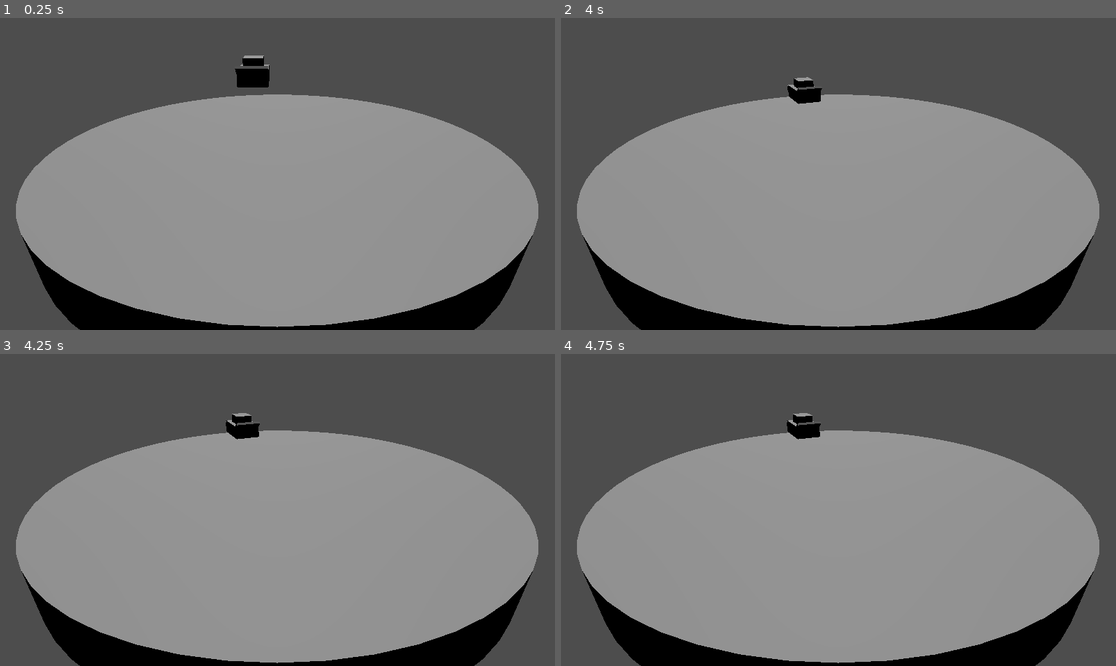
Above: before the commit, frames 1-4 (two rows, left to right).
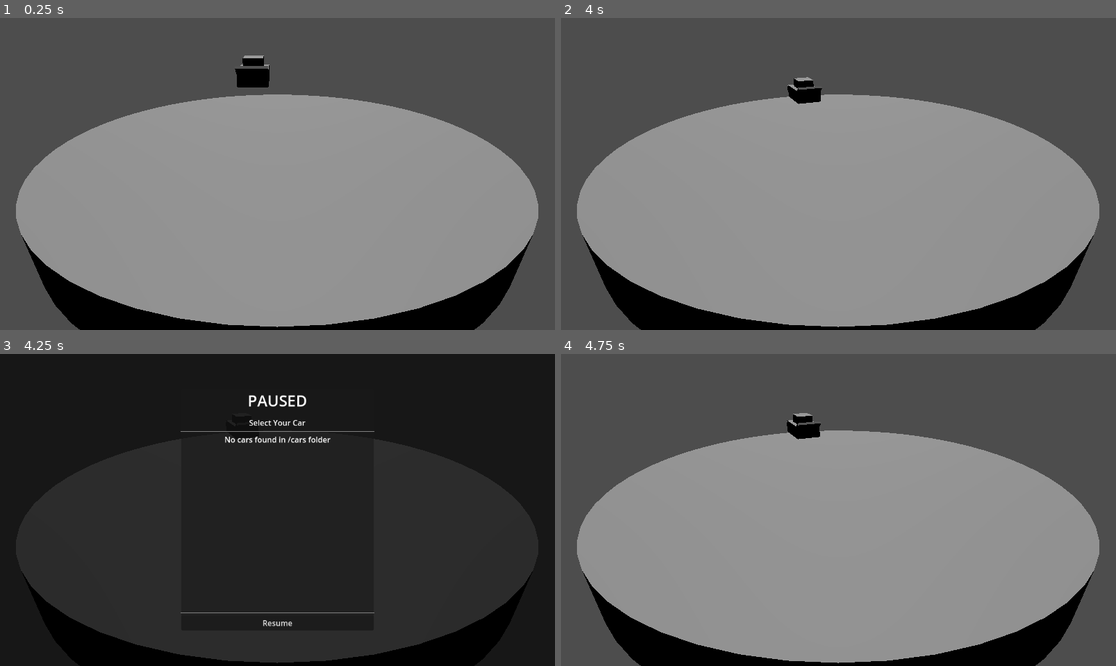
Above: after the commit, the same moments.

Repository: manuelsrleon/modcast
Game: Godot game, scene res://main.tscn
Same seed, same stepped clock (60 frames per second), same inputs: the game is played once before the commit and once after it.
Inputs (mouse positions are in pixels of both pictures, inside the frame that each line leads up to):
- Up to frame 1 (0.25 s): no input
- Up to frame 2 (4 s): hold Right (turn_right) 0.53-1.28 s; tap Enter at 1.25 s; hold Down (reverse) 1.28-2.03 s; hold Right (turn_right) 2.03-2.78 s; tap Space at 2.75 s; hold Up (accelerate) 2.78-3.53 s; hold Left (turn_left) from 3.53 s (still down)
- Up to frame 3 (4.25 s): keep holding Left (turn_left); tap Escape (pause, bound only after the commit) at 4.15 s
- Up to frame 4 (4.75 s): release Left (turn_left) at 4.25 s; click (838, 622) at 4.25 s, where only the run after the commit has a clickable "Resume"

Frames 1-2 are identical in both runs. In frame 3, 94% of the frame differs, in the area x 0-100%, y 0-100%; in frame 4, nothing differs.

Commit message:
implement first version of car selection menu

Diff:
--- a/demo/car-sumo/main.tscn
+++ b/demo/car-sumo/main.tscn
@@ -1,6 +1,7 @@
-[gd_scene load_steps=9 format=3 uid="uid://lmidt68j2mgx"]
+[gd_scene load_steps=10 format=3 uid="uid://lmidt68j2mgx"]
 
 [ext_resource type="Script" uid="uid://dvswki6evu22s" path="res://player.gd" id="1_ig7tw"]
+[ext_resource type="PackedScene" uid="uid://cb7k8m2n3p4q5" path="res://ui/pause_menu.tscn" id="2_pause"]
 
 [sub_resource type="CylinderShape3D" id="CylinderShape3D_0xm2m"]
 height = 1.0
@@ -42,7 +43,7 @@
 [node name="DirectionalLight3D" type="DirectionalLight3D" parent="."]
 transform = Transform3D(1, 0, 0, 0, 0.4781555, 0.8782752, 0, -0.8782752, 0.4781555, 0.61456203, 5.0553675, -2.1894584)
 
-[node name="Player" type="CharacterBody3D" parent="."]
+[node name="Player" type="CharacterBody3D" parent="." groups=["player"]]
 transform = Transform3D(1, 0, 0, 0, 1, 0, 0, 0, 1, 0.61456203, 1.3719494, -2.1894584)
 script = ExtResource("1_ig7tw")
 
@@ -54,26 +55,28 @@
 transform = Transform3D(1, 0, 0, 0, 0.99999994, 0, 0, 0, 0.99999994, 0, 0.008526683, 0)
 shape = SubResource("BoxShape3D_1bvp3")
 
-[node name="MeshInstance3D" type="MeshInstance3D" parent="Player"]
+[node name="MeshInstance3D" type="MeshInstance3D" parent="Player/Node3D/Car"]
 transform = Transform3D(1, 0, 0, 0, 1, 0, 0, 0, 1, 0, -0.06819868, 0)
 mesh = SubResource("BoxMesh_lquwl")
 
-[node name="MeshInstance3D5" type="MeshInstance3D" parent="Player"]
+[node name="MeshInstance3D5" type="MeshInstance3D" parent="Player/Node3D/Car"]
 transform = Transform3D(1, 0, 0, 0, 1, 0, 0, 0, 1, 0, 0.22952461, 0)
 mesh = SubResource("BoxMesh_ig7tw")
 
-[node name="MeshInstance3D2" type="MeshInstance3D" parent="Player"]
+[node name="MeshInstance3D2" type="MeshInstance3D" parent="Player/Node3D/Car"]
 transform = Transform3D(1, 0, 0, 0, 1, 0, 0, 0, 1, -0.2624457, 0, 0.6443112)
 mesh = SubResource("BoxMesh_0xm2m")
 
-[node name="MeshInstance3D3" type="MeshInstance3D" parent="Player"]
+[node name="MeshInstance3D3" type="MeshInstance3D" parent="Player/Node3D/Car"]
 transform = Transform3D(1, 0, 0, 0, 1, 0, 0, 0, 1, 0.2599405, 0, 0.6443112)
 mesh = SubResource("BoxMesh_0xm2m")
 
-[node name="MeshInstance3D4" type="MeshInstance3D" parent="Player"]
+[node name="MeshInstance3D4" type="MeshInstance3D" parent="Player/Node3D/Car"]
 transform = Transform3D(1, 0, 0, 0, 0.66262007, 0.7489557, 0, -0.7489557, 0.66262007, 0.0042847395, 0.17960966, -0.6462891)
 mesh = SubResource("BoxMesh_h2yge")
 
 [node name="Camera3D" type="Camera3D" parent="."]
 transform = Transform3D(-1, -3.912388e-08, 7.817969e-08, 0, 0.89427143, 0.447525, -8.742278e-08, 0.447525, -0.89427143, 0, 2.4574406, -10.83794)
 fov = 52.1
+
+[node name="PauseMenu" parent="." instance=ExtResource("2_pause")]
--- a/demo/car-sumo/project.godot
+++ b/demo/car-sumo/project.godot
@@ -53,6 +53,17 @@
 , Object(InputEventJoypadButton,"resource_local_to_scene":false,"resource_name":"","device":-1,"button_index":0,"pressure":0.0,"pressed":false,"script":null)
 ]
 }
+pause={
+"deadzone": 0.5,
+"events": [Object(InputEventKey,"resource_local_to_scene":false,"resource_name":"","device":-1,"window_id":0,"alt_pressed":false,"shift_pressed":false,"ctrl_pressed":false,"meta_pressed":false,"pressed":false,"keycode":0,"physical_keycode":4194305,"key_label":0,"unicode":0,"location":0,"echo":false,"script":null)
+, Object(InputEventJoypadButton,"resource_local_to_scene":false,"resource_name":"","device":-1,"button_index":6,"pressure":0.0,"pressed":false,"script":null)
+]
+}
+
+[autoload]
+
+SaveManager="*res://scripts/save_manager.gd"
+CarManager="*res://scripts/car_manager.gd"
 
 [rendering]
 
--- /dev/null
+++ b/demo/car-sumo/scripts/car_manager.gd
@@ -0,0 +1,76 @@
+extends Node
+
+const CARS_PATH = "res://cars/"
+const DEFAULT_CAR = "default_car"
+
+var available_cars: Dictionary = {}
+var loaded_models: Dictionary = {}
+
+func _ready() -> void:
+	scan_cars_folder()
+
+func scan_cars_folder() -> void:
+	available_cars.clear()
+
+	if not DirAccess.dir_exists_absolute(CARS_PATH):
+		push_warning("Cars folder not found, creating it")
+		DirAccess.make_dir_absolute(CARS_PATH)
+		return
+
+	var dir = DirAccess.open(CARS_PATH)
+	if dir:
+		dir.list_dir_begin()
+		var file_name = dir.get_next()
+
+		while file_name != "":
+			if not dir.current_is_dir():
+				if file_name.ends_with(".glb") or file_name.ends_with(".gltf"):
+					var car_name = file_name.get_basename()
+					var full_path = CARS_PATH + file_name
+					available_cars[car_name] = full_path
+					print("Found car: ", car_name, " at ", full_path)
+
+			file_name = dir.get_next()
+
+		dir.list_dir_end()
+
+	print("Total cars found: ", available_cars.size())
+
+func get_car_names() -> Array[String]:
+	var names: Array[String] = []
+	for car_name in available_cars.keys():
+		names.append(car_name)
+	names.sort()
+	return names
+
+func car_exists(car_name: String) -> bool:
+	return available_cars.has(car_name)
+
+func get_default_car() -> String:
+	if available_cars.has(DEFAULT_CAR):
+		return DEFAULT_CAR
+	elif available_cars.size() > 0:
+		return available_cars.keys()[0]
+	return ""
+
+func load_car(car_name: String) -> Node3D:
+	if not car_exists(car_name):
+		push_error("Car not found: ", car_name)
+		return null
+
+	if loaded_models.has(car_name):
+		return loaded_models[car_name].instantiate()
+
+	var car_path = available_cars[car_name]
+	var loaded_resource = ResourceLoader.load(car_path)
+
+	if loaded_resource == null:
+		push_error("Failed to load car model: ", car_path)
+		return null
+
+	loaded_models[car_name] = loaded_resource
+
+	return loaded_resource.instantiate()
+
+func refresh_cars() -> void:
+	scan_cars_folder()
--- /dev/null
+++ b/demo/car-sumo/scripts/pause_menu.gd
@@ -0,0 +1,96 @@
+extends CanvasLayer
+
+@onready var car_list = %CarList
+@onready var resume_button = %ResumeButton
+
+var current_selected_car: String = ""
+var car_buttons: Dictionary = {}
+
+func _ready() -> void:
+	visible = false
+	populate_car_list()
+	resume_button.pressed.connect(_on_resume_pressed)
+
+	var saved_car = SaveManager.get_saved_car()
+	if saved_car != "" and CarManager.car_exists(saved_car):
+		current_selected_car = saved_car
+		apply_car_selection(saved_car, false)
+	else:
+		var default_car = CarManager.get_default_car()
+		if default_car != "":
+			current_selected_car = default_car
+			apply_car_selection(default_car, false)
+
+func _input(event: InputEvent) -> void:
+	if event.is_action_pressed("pause"):
+		toggle_pause()
+
+func toggle_pause() -> void:
+	visible = !visible
+	get_tree().paused = visible
+
+	if visible:
+		populate_car_list()
+
+func populate_car_list() -> void:
+	for child in car_list.get_children():
+		child.queue_free()
+	car_buttons.clear()
+
+	var car_names = CarManager.get_car_names()
+
+	if car_names.is_empty():
+		var label = Label.new()
+		label.text = "No cars found in /cars folder"
+		label.horizontal_alignment = HORIZONTAL_ALIGNMENT_CENTER
+		car_list.add_child(label)
+		return
+
+	for car_name in car_names:
+		var button = Button.new()
+		button.text = car_name.capitalize().replace("_", " ")
+		button.pressed.connect(_on_car_selected.bind(car_name))
+		car_list.add_child(button)
+		car_buttons[car_name] = button
+
+	update_selection_indicator()
+
+func _on_car_selected(car_name: String) -> void:
+	current_selected_car = car_name
+	apply_car_selection(car_name, true)
+	update_selection_indicator()
+
+func apply_car_selection(car_name: String, should_save: bool) -> void:
+	var player = get_tree().get_first_node_in_group("player")
+	if not player:
+		push_error("Player node not found")
+		return
+
+	var car_node = player.get_node_or_null("Node3D/Car")
+	if not car_node:
+		push_error("Car node not found at Player/Node3D/Car")
+		return
+
+	for child in car_node.get_children():
+		child.queue_free()
+
+	var new_car = CarManager.load_car(car_name)
+	if new_car:
+		car_node.add_child(new_car)
+		print("Car swapped to: ", car_name)
+
+		if should_save:
+			SaveManager.save_car_preference(car_name)
+	else:
+		push_error("Failed to load car: ", car_name)
+
+func update_selection_indicator() -> void:
+	for car_name in car_buttons.keys():
+		var button = car_buttons[car_name]
+		if car_name == current_selected_car:
+			button.text = "✓ " + car_name.capitalize().replace("_", " ")
+		else:
+			button.text = car_name.capitalize().replace("_", " ")
+
+func _on_resume_pressed() -> void:
+	toggle_pause()
--- /dev/null
+++ b/demo/car-sumo/scripts/save_manager.gd
@@ -0,0 +1,41 @@
+extends Node
+
+const SAVE_FILE = "user://game_data.save"
+const SAVE_VERSION = "1.0"
+
+func save_game(data: Dictionary) -> void:
+	data["version"] = SAVE_VERSION
+	var file = FileAccess.open(SAVE_FILE, FileAccess.WRITE)
+	if file:
+		file.store_var(data)
+		file.close()
+		print("Game saved successfully")
+	else:
+		push_error("Failed to save game")
+
+func load_game() -> Dictionary:
+	if not FileAccess.file_exists(SAVE_FILE):
+		print("No save file found, using defaults")
+		return {}
+
+	var file = FileAccess.open(SAVE_FILE, FileAccess.READ)
+	if file:
+		var data = file.get_var()
+		file.close()
+		print("Game loaded successfully")
+		return data
+	else:
+		push_error("Failed to load game")
+		return {}
+
+func save_exists() -> bool:
+	return FileAccess.file_exists(SAVE_FILE)
+
+func get_saved_car() -> String:
+	var data = load_game()
+	return data.get("selected_car", "")
+
+func save_car_preference(car_name: String) -> void:
+	var data = load_game()
+	data["selected_car"] = car_name
+	save_game(data)
--- /dev/null
+++ b/demo/car-sumo/ui/pause_menu.tscn
@@ -0,0 +1,68 @@
+[gd_scene load_steps=2 format=3 uid="uid://cb7k8m2n3p4q5"]
+
+[ext_resource type="Script" path="res://scripts/pause_menu.gd" id="1_pause"]
+
+[node name="PauseMenu" type="CanvasLayer"]
+process_mode = 3
+script = ExtResource("1_pause")
+
+[node name="ColorRect" type="ColorRect" parent="."]
+anchors_preset = 15
+anchor_right = 1.0
+anchor_bottom = 1.0
+grow_horizontal = 2
+grow_vertical = 2
+color = Color(0, 0, 0, 0.7)
+
+[node name="PanelContainer" type="PanelContainer" parent="ColorRect"]
+layout_mode = 1
+anchors_preset = 8
+anchor_left = 0.5
+anchor_top = 0.5
+anchor_right = 0.5
+anchor_bottom = 0.5
+offset_left = -200.0
+offset_top = -250.0
+offset_right = 200.0
+offset_bottom = 250.0
+grow_horizontal = 2
+grow_vertical = 2
+
+[node name="VBoxContainer" type="VBoxContainer" parent="ColorRect/PanelContainer"]
+layout_mode = 2
+
+[node name="TitleLabel" type="Label" parent="ColorRect/PanelContainer/VBoxContainer"]
+layout_mode = 2
+theme_override_font_sizes/font_size = 32
+text = "PAUSED"
+horizontal_alignment = 1
+
+[node name="HSeparator" type="HSeparator" parent="ColorRect/PanelContainer/VBoxContainer"]
+layout_mode = 2
+
+[node name="SubtitleLabel" type="Label" parent="ColorRect/PanelContainer/VBoxContainer"]
+layout_mode = 2
+text = "Select Your Car"
+horizontal_alignment = 1
+
+[node name="HSeparator2" type="HSeparator" parent="ColorRect/PanelContainer/VBoxContainer"]
+layout_mode = 2
+
+[node name="ScrollContainer" type="ScrollContainer" parent="ColorRect/PanelContainer/VBoxContainer"]
+custom_minimum_size = Vector2(0, 300)
+layout_mode = 2
+size_flags_vertical = 3
+
+[node name="CarList" type="VBoxContainer" parent="ColorRect/PanelContainer/VBoxContainer/ScrollContainer"]
+unique_name_in_owner = true
+layout_mode = 2
+size_flags_horizontal = 3
+size_flags_vertical = 3
+
+[node name="HSeparator3" type="HSeparator" parent="ColorRect/PanelContainer/VBoxContainer"]
+layout_mode = 2
+
+[node name="ResumeButton" type="Button" parent="ColorRect/PanelContainer/VBoxContainer"]
+unique_name_in_owner = true
+layout_mode = 2
+text = "Resume"
Not shown, added: demo/car-sumo/scripts/save_manager.gd.uid
